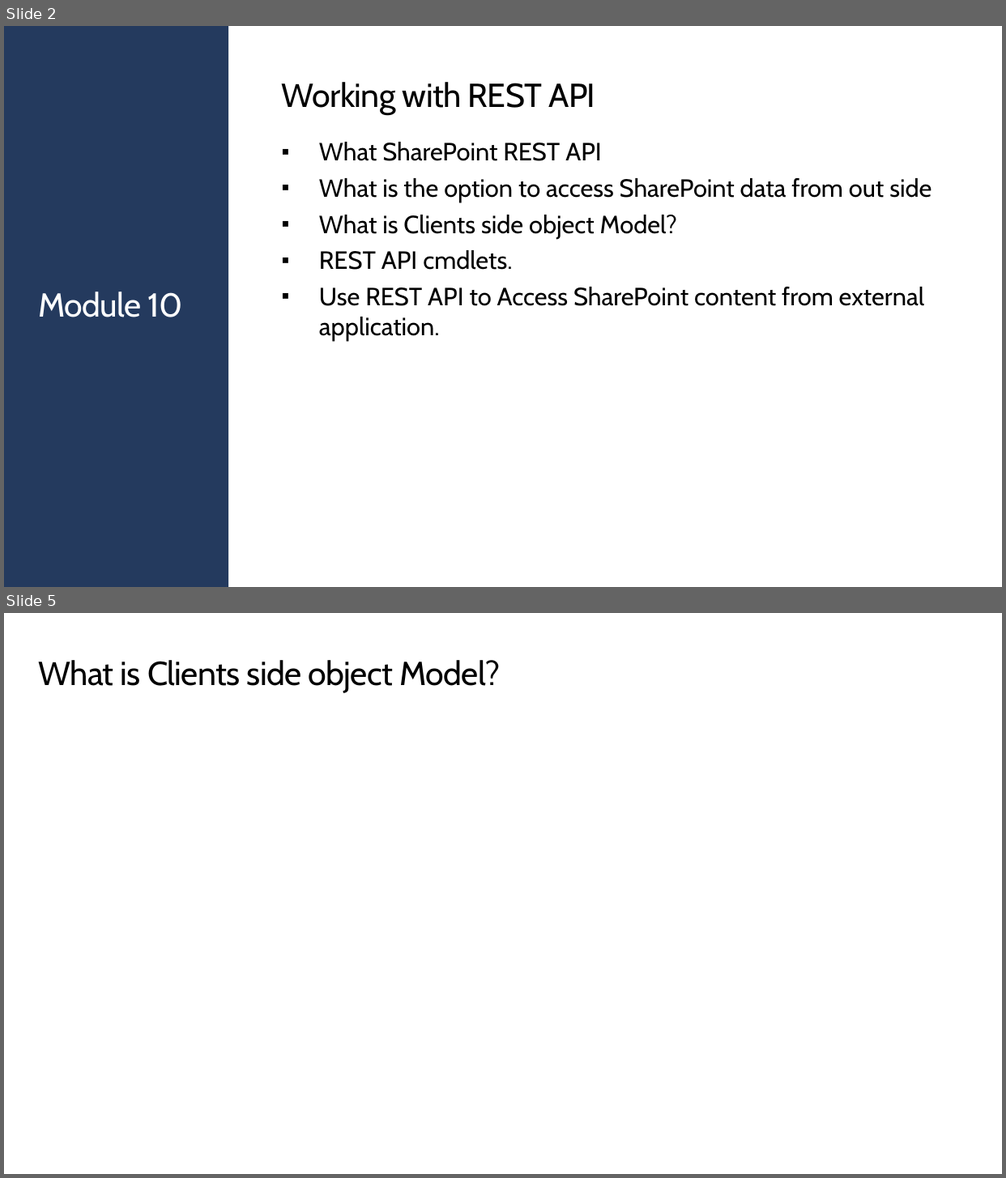
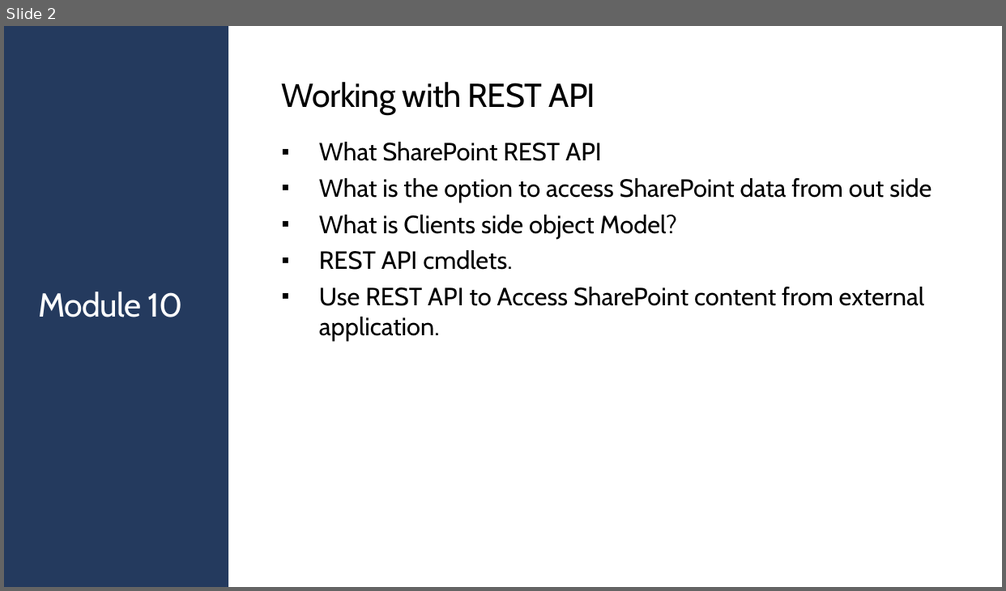
Before and after one commit to JPOWER4/SharePoint-2019-Training, a slide deck: Microsoft SharePoint 2019 Module 10.pptx. Shown one above the other, each under a label of ours: slides 2 and 5 before the commit, slide 2 after it; the slides between them are not shown. The pictures are 1006x1178 and 1006x591 pixels, drawn with LibreOffice and Linux fonts; fonts in the diff are those of the drawing. Boxes give left, top, right and bottom in pixels: in the first picture for what was removed or moved away, otherwise in the second. Text is boxed around its words. In the diff, an @@ line names an element or a change of style, - is before the commit and + after.

```diff
--- a/Microsoft SharePoint 2019 Module 10.pptx
+++ b/Microsoft SharePoint 2019 Module 10.pptx
@@ slide 5 removed at (4, 613, 1002, 1174), background #FFFFFF @@
@@ title removed at (38, 660, 500, 693) @@
-What is Clients side object Model?
```
Also in this commit, not shown: 5 slides added, 4 other slides removed, 2 other files.
